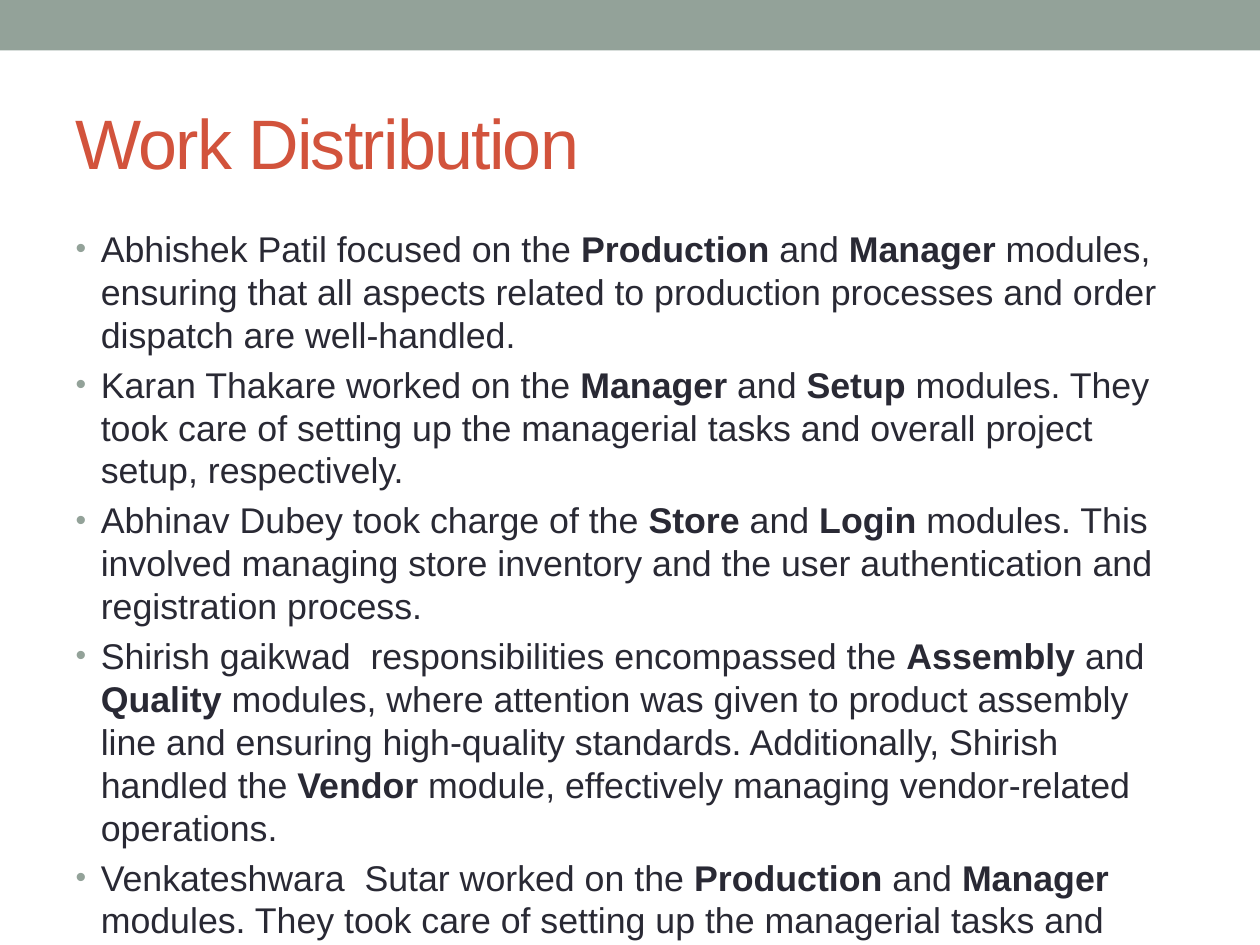
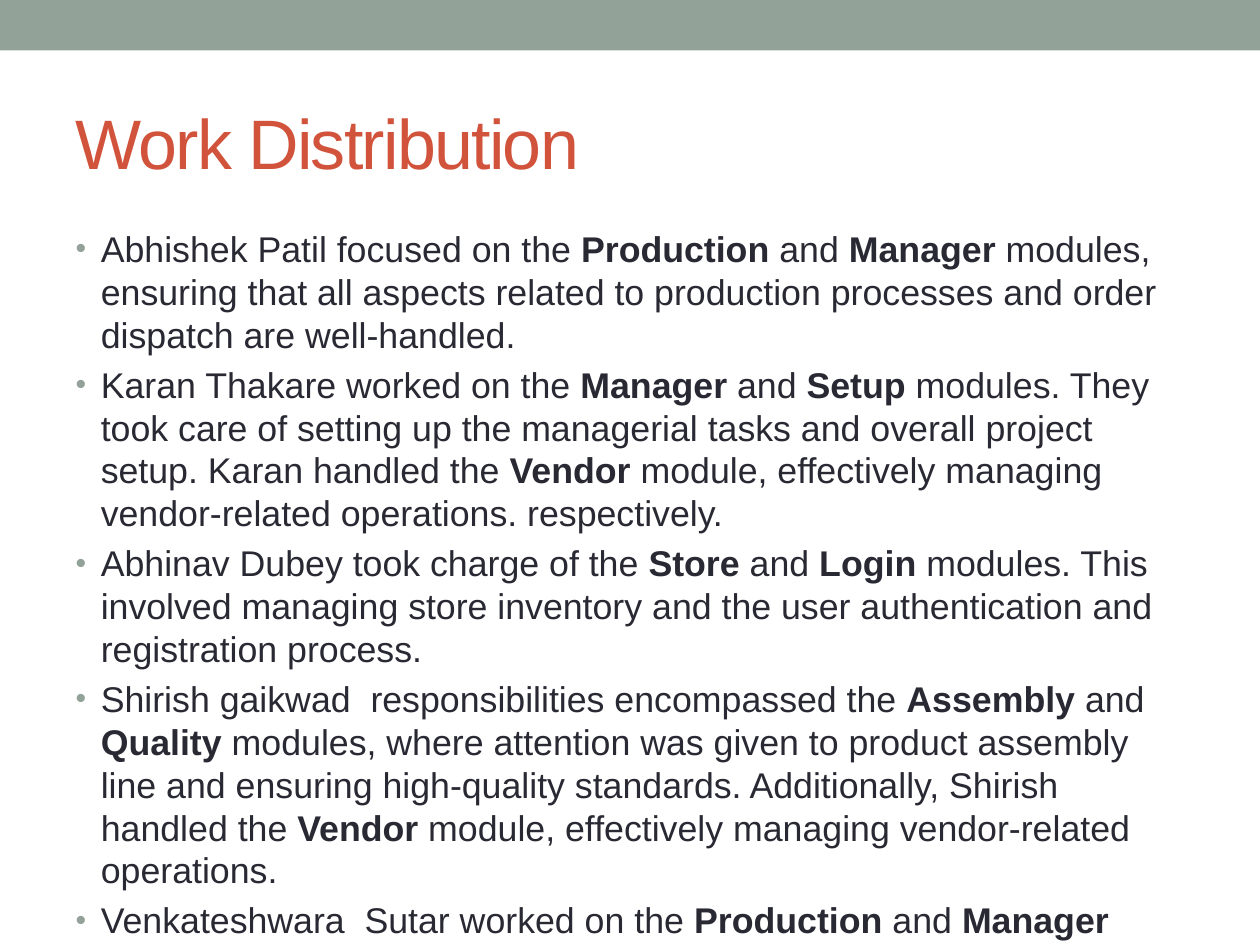
Before and after one commit to Abhi-1398/OptiSync, a slide deck: slide 18 of OptiSync.pptx. Drawn at 1260x945 pixels with LibreOffice and Linux fonts; fonts in the diff are those of the drawing. Boxes give left, top, right and bottom in pixels: in the first picture for what was removed or moved away, otherwise in the second. Text is boxed around its words. In the diff, an @@ line names an element or a change of style, - is before the commit and + after.

Commit message:
p1

```diff
--- a/OptiSync.pptx
+++ b/OptiSync.pptx
@@ text at box(101, 372, 1149, 533): text changed @@
-• Karan Thakare worked on the Manager and Setup modules. They took care of setting up the managerial tasks and overall project setup, respectively.
+• Karan Thakare worked on the Manager and Setup modules. They took care of setting up the managerial tasks and overall project setup. Karan handled the Vendor module, effectively managing vendor-related operations. respectively.
```
Also in this commit, not shown: 1 other slide changed.
